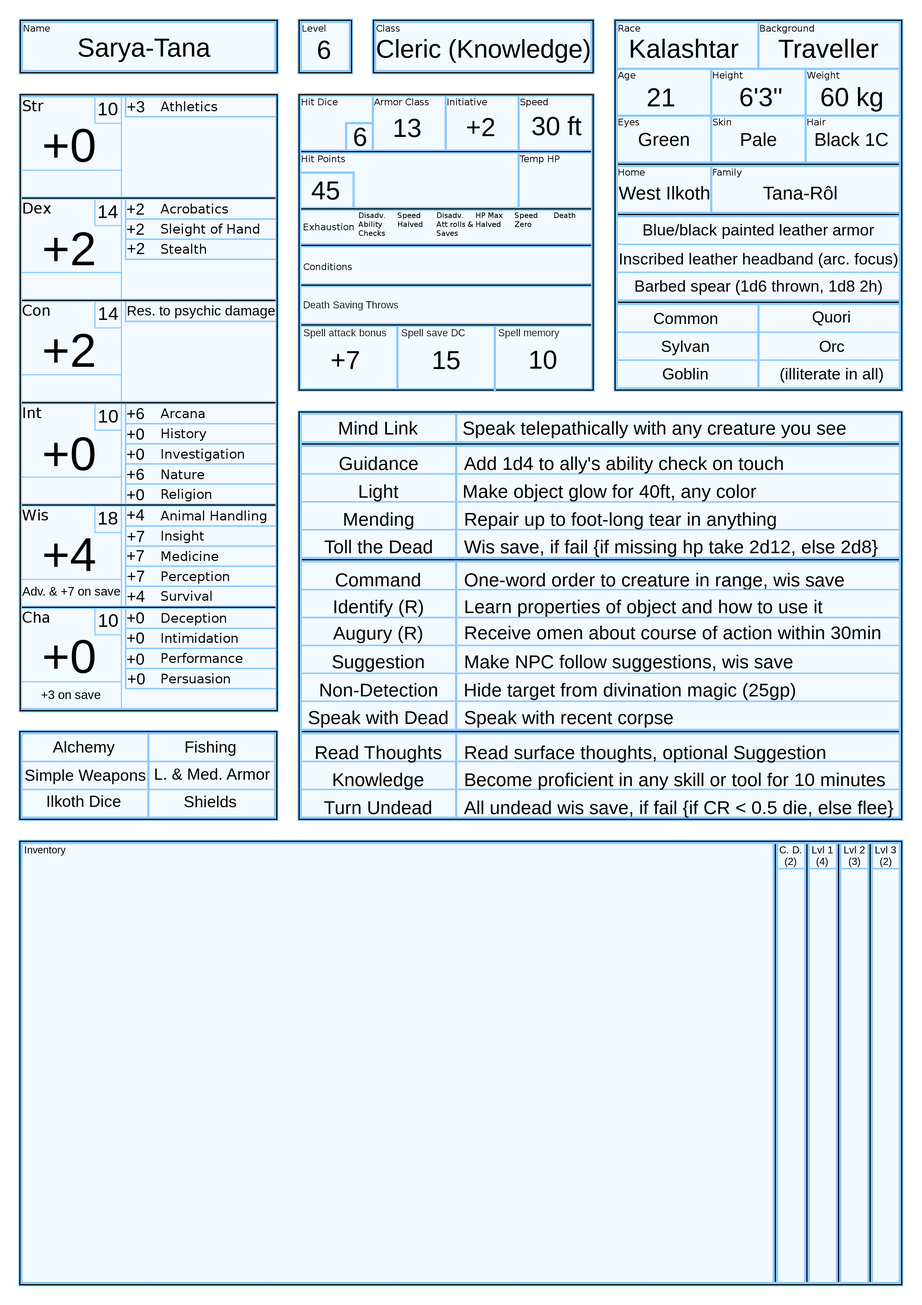
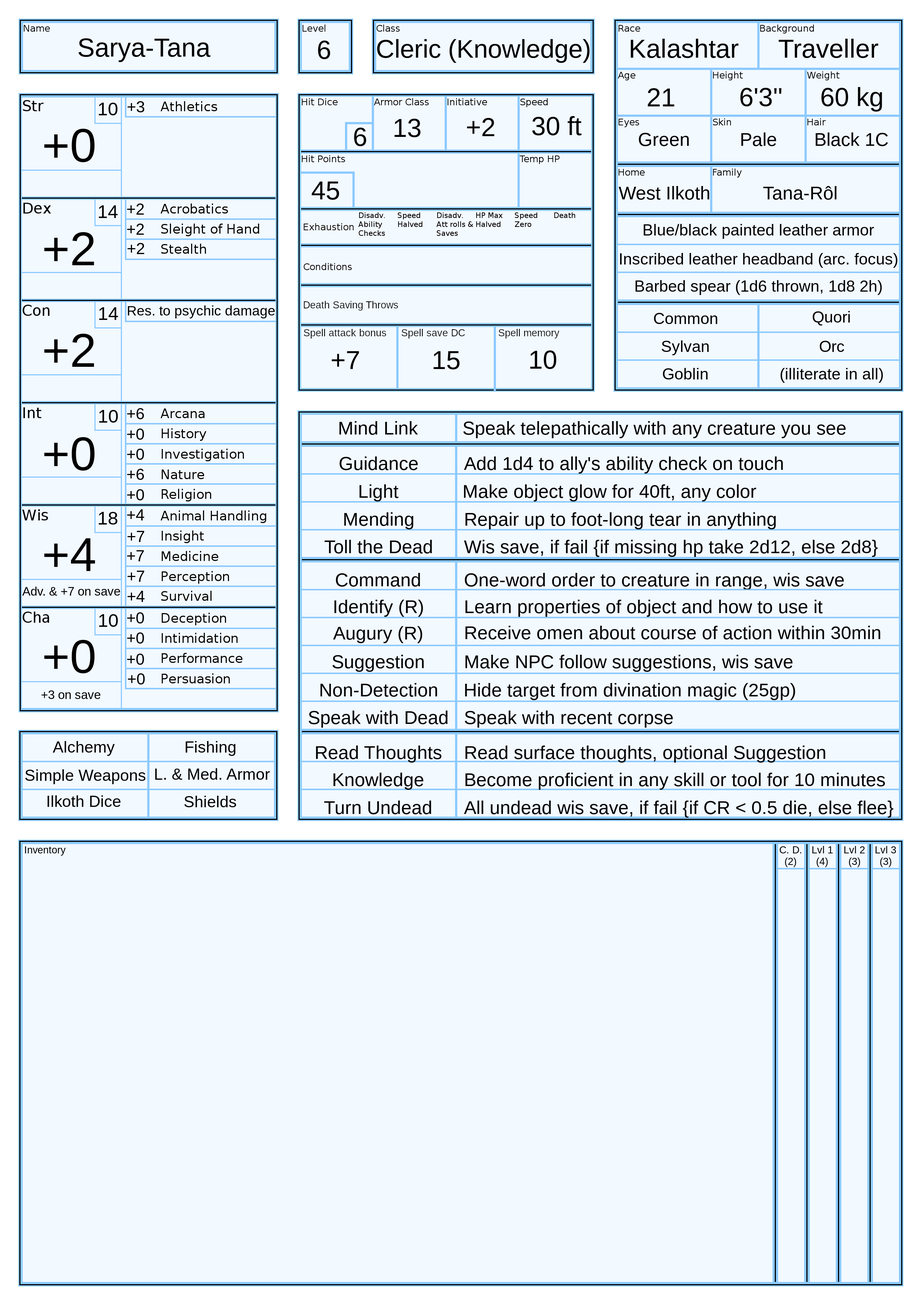
Layer changes from the first (922, 1305) image to the second:
renamed "Lvl 3 (2)" to "Lvl 3 (3)", painted on it over (883, 857, 889, 865)
